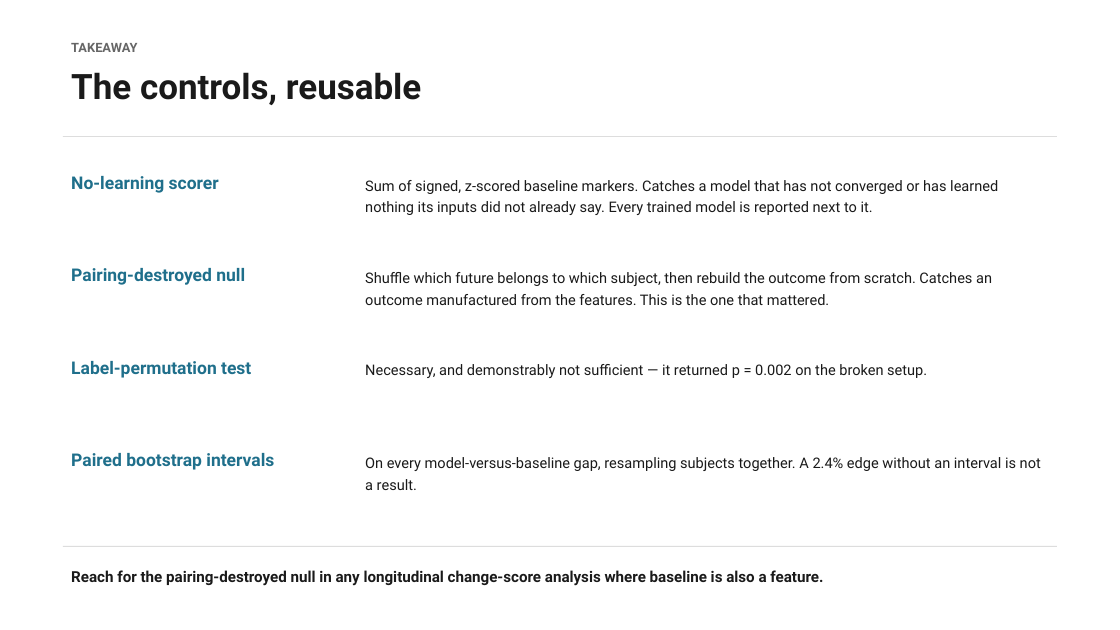
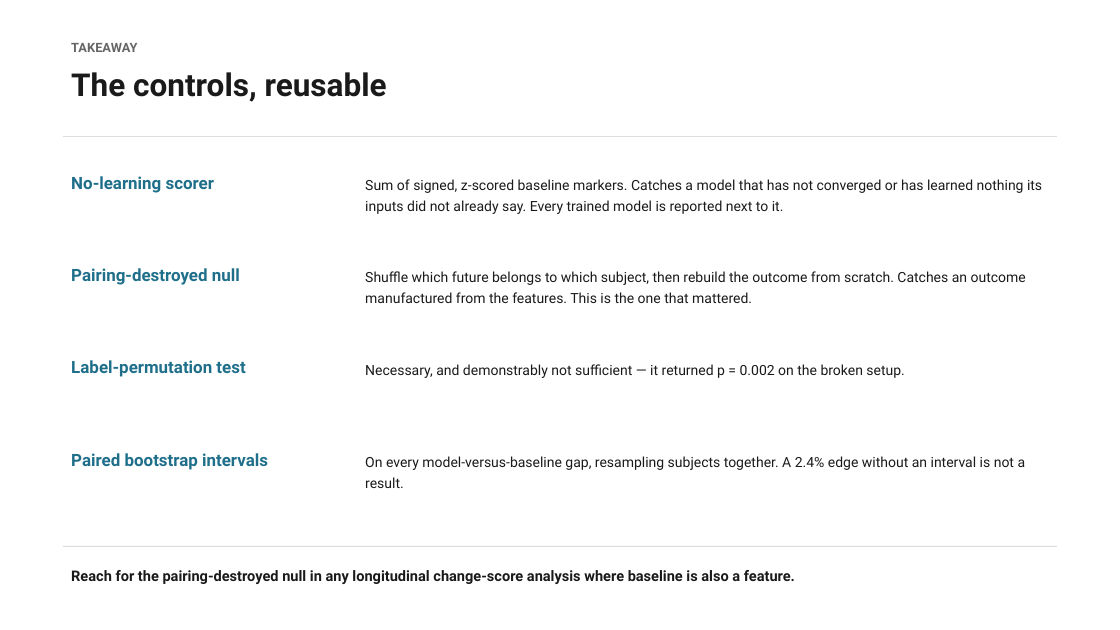
Before and after one commit to Calvinkub/mtbls242-forecast-honest, a slide deck: slide 12 of MTBLS242_forecast/mtbls242_forecast_correction.pptx. Drawn at 1120x630 pixels with LibreOffice and Linux fonts; fonts in the diff are those of the drawing. Boxes give left, top, right and bottom in pixels: in the first picture for what was removed or moved away, otherwise in the second. Text is boxed around its words. In the diff, an @@ line names an element or a change of style, - is before the commit and + after.

```diff
--- a/MTBLS242_forecast/mtbls242_forecast_correction.pptx
+++ b/MTBLS242_forecast/mtbls242_forecast_correction.pptx
@@ text "The controls, reusable" at (71, 72, 387, 102): size 30 to 27 pt @@
@@ size 15 to 14.5 pt in 4 elements at (71, 176, 214, 193), (71, 268, 240, 285), (71, 360, 245, 377), (71, 453, 268, 470) @@
@@ size 12.5 to 12 pt in 4 elements at (365, 179, 1042, 214), (365, 271, 1026, 303), (365, 364, 904, 378), (365, 456, 1026, 488) @@
@@ text "Reach for the pairing-destroyed null ..." at (71, 570, 795, 584): size 13 to 12.5 pt @@
```
Also in this commit, not shown: 12 other slides changed, 6 other files.
